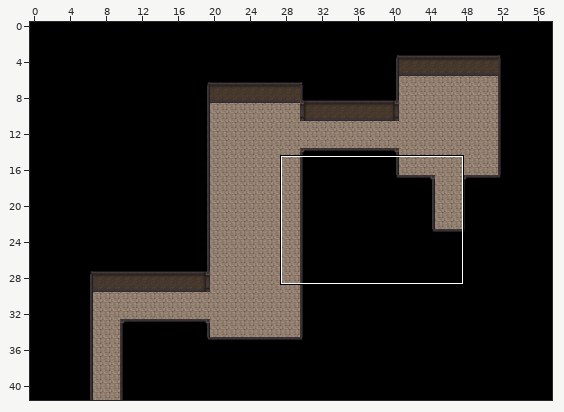
A Tiled map (JSON) gets an edit: public/map/underpass2.json. Above, an overview of the earlier version with the close-up marked.
Close-up. First the earlier version:
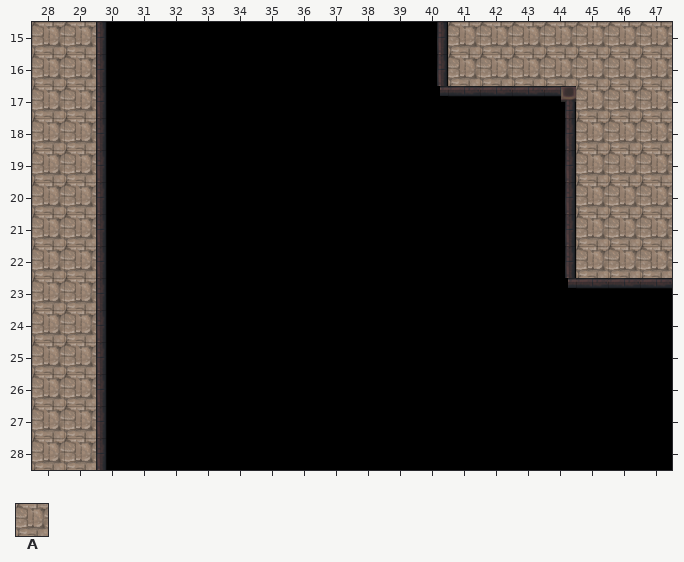
Cells are 32x32 px. Shown: x 28..47, y 15..28. The commit also changed other parts of the map, which this record leaves out.
Key: from "underpass": A 36.
_ is an empty cell, # one hidden under a higher layer.
Layers that did not change in this view are not listed.
Layer "layer1" before, first column x 28:
15 AA###########AAAAAAA
16 AA###########AAAAAAA
17 AA###############AAA
18 AA###############AAA
19 AA###############AAA
20 AA###############AAA
21 AA###############AAA
22 AA###############AAA
23 AA##################
24 AA##################
25 AA##################
26 AA##################
27 AA##################
28 AA##################
The result:
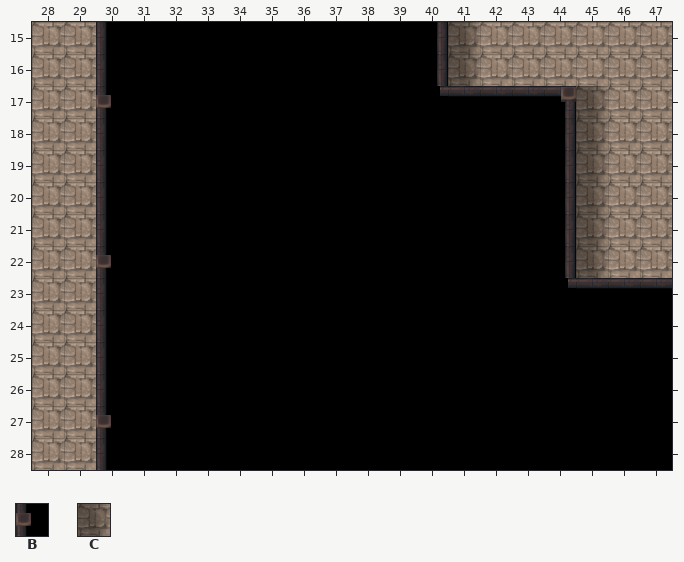
Further tiles: from "underpass": B 10, C 35.
Tiles of an added or newly shown layer are drawn over the layers below it.
What changed:
Layer "layer1":
Tile A becomes tile C in rows 15 to 16 at x 41; in rows 17 to 22 at x 45.
Layer "layer4" (added):
The author put tile B in row 17 at x 30; in row 22 at x 30; in row 27 at x 30.
Where, in picture pixels (left, top, right, bottom), the same in both close-ups:
changed: (448, 22, 480, 86)
added: (96, 95, 111, 108)
changed: (576, 86, 608, 278)
added: (96, 255, 111, 268)
added: (96, 415, 111, 428)
